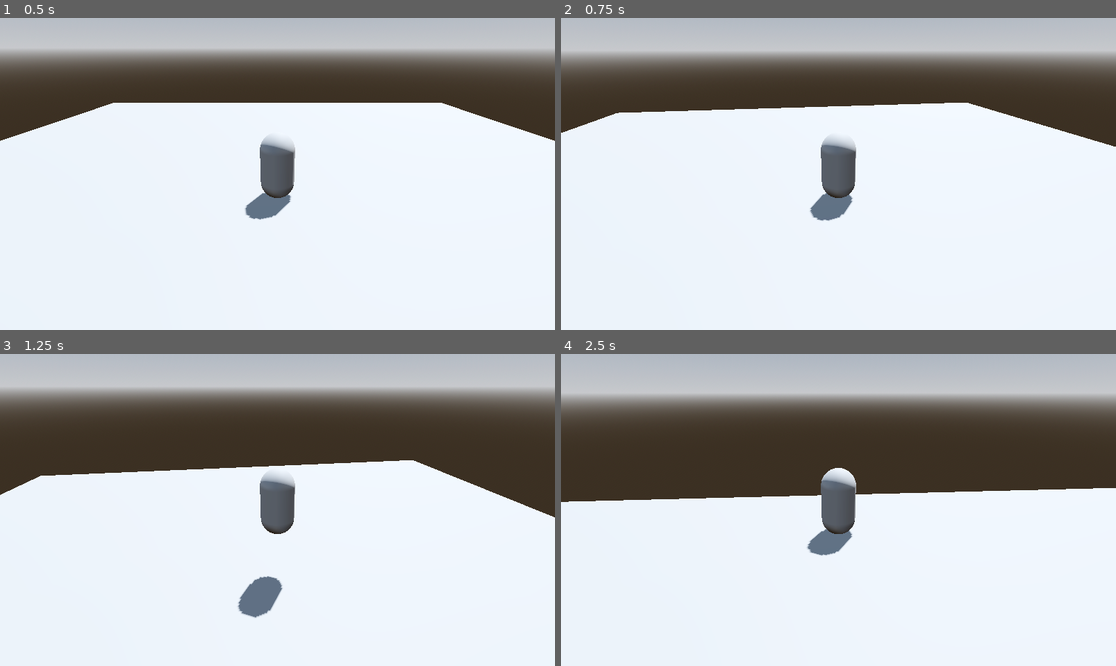
Above: before the commit, frames 1-4 (two rows, left to right).
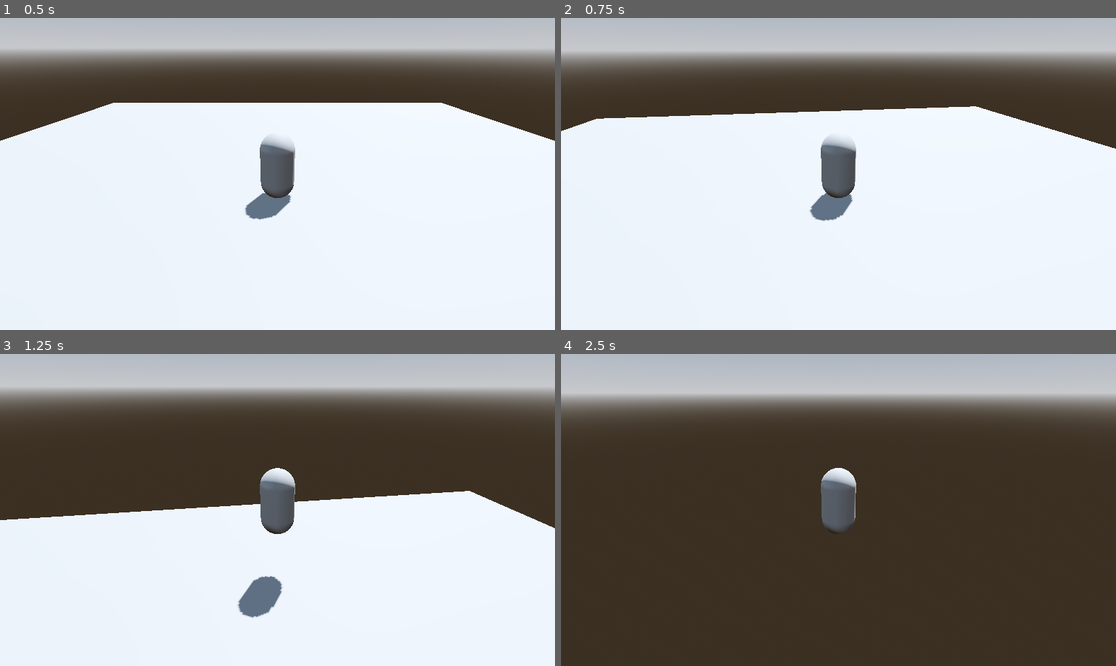
Above: after the commit, the same moments.

Repository: kyle-hessel/godot-narrative-prototype
Game: Godot game, scene res://scenes/main.tscn
Two runs of this game, one before a commit and one after it. Both use one fixed random seed, a clock stepped at 60 frames per second and the inputs below.
Inputs (mouse positions are in pixels of both pictures, inside the frame that each line leads up to):
- Up to frame 1 (0.5 s): no input
- Up to frame 2 (0.75 s): tap Enter at 0.5 s; move the mouse to (866, 174) at 0.52 s; hold W (forward) from 0.53 s (still down); tap Shift (sprint) at 0.6 s
- Up to frame 3 (1.25 s): keep holding W (forward); tap Space (jump) at 0.77 s
- Up to frame 4 (2.5 s): keep holding W (forward); move the mouse to (810, 510) at 1.27 s; tap Shift (sprint) at 1.35, 2.1 s; tap Space (jump) at 1.52 s; move the mouse to (849, 503) at 2.02 s

Frame 1 is identical in both runs. In frame 2, 1.2% of the frame differs, in the area x 0-100%, y 27-66%; in frame 3, 9.6%; in frame 4, 54%, in the area x 0-100%, y 42-100%.

Commit message:
Slight correction to sprint toggle logic.

Diff:
--- a/scripts/player.gd
+++ b/scripts/player.gd
@@ -4,8 +4,8 @@
 @export var player_health_current: float = player_health_max
 
 var player_speed_current: float = 0.0
-@export var player_speed_walk_max: float = 5.0
-@export var player_speed_sprint_max: float = player_speed_walk_max * 2.0
+@export var player_speed_walk_max: float = 6.0
+@export var player_speed_sprint_max: float = player_speed_walk_max * 3.0
 @export var player_jump_speed_modifier: float = 0.8
 @export var player_walk_accel_rate: float = 4.0
 @export var player_sprint_accel_rate: float = 9.0
@@ -131,7 +131,7 @@
 
 func determine_player_movement_speed(delta: float) -> void:
 	if Input.is_action_just_pressed("sprint"):
-		if movement_state == PlayerMovementState.WALK:
+		if movement_state == PlayerMovementState.WALK || movement_state == PlayerMovementState.IDLE:
 			movement_state = PlayerMovementState.SPRINT
 		else:
 			movement_state = PlayerMovementState.WALK
